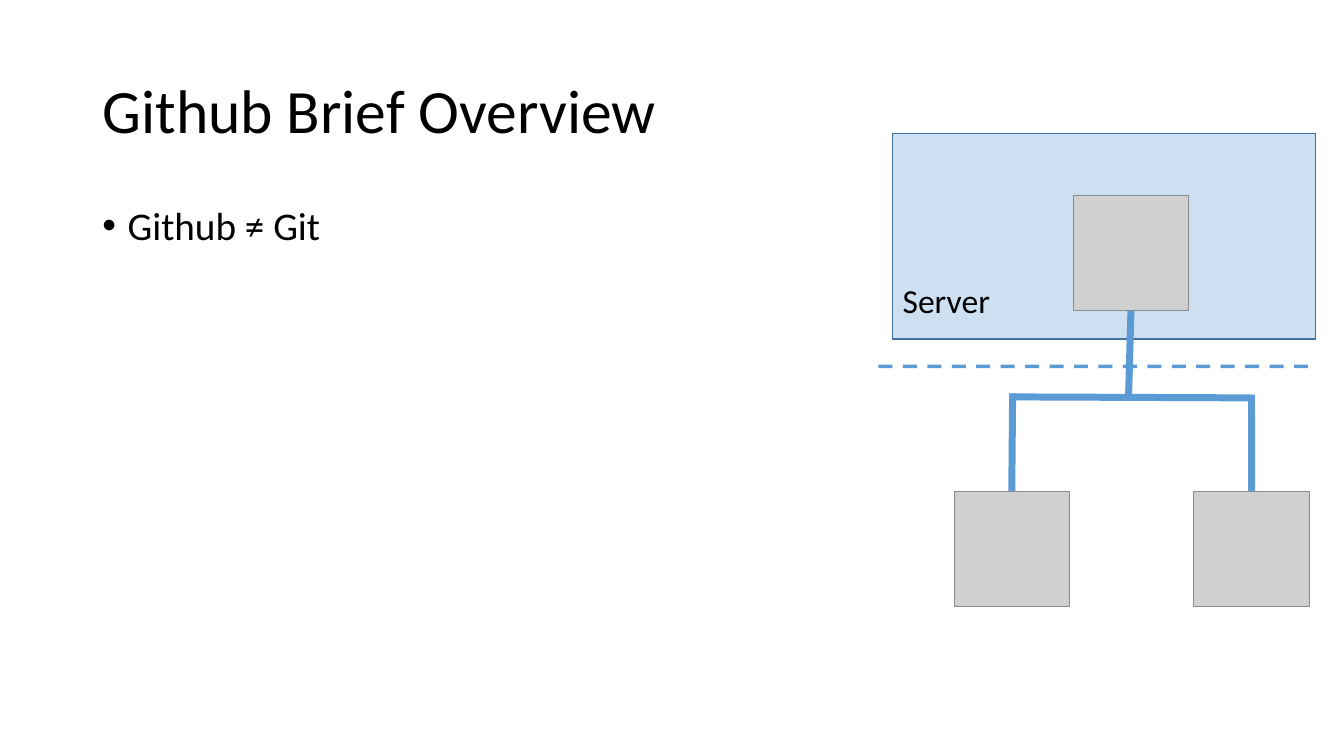
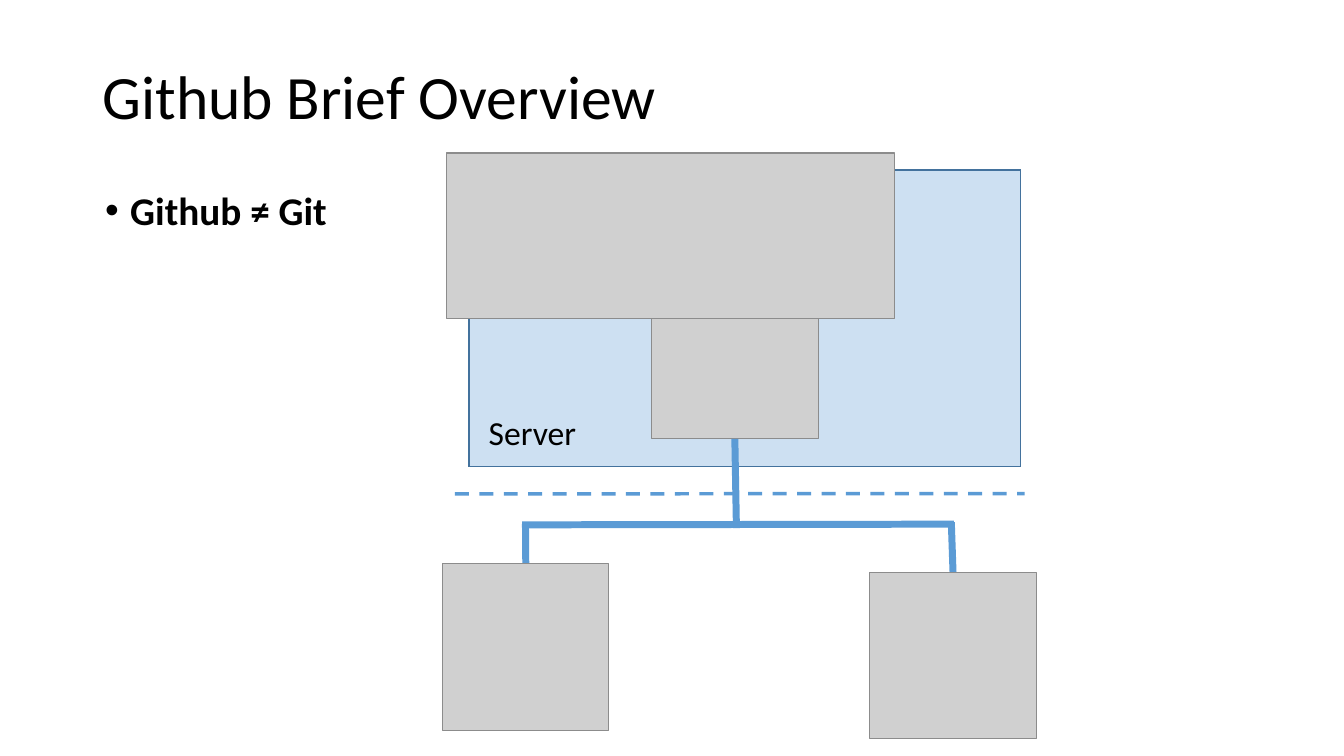
Before and after one commit to jbm950/personal_projects, a slide deck: slide 19 of git_presentation/git_presentation.pptx. Drawn at 1344x756 pixels with LibreOffice and Linux fonts; fonts in the diff are those of the drawing; grey boxes stand for pictures; background and template pictures are left out. Boxes give left, top, right and bottom in pixels: in the first picture for what was removed or moved away, otherwise in the second. Text is boxed around its words. In the diff, an @@ line names an element or a change of style, - is before the commit and + after.

Commit message:
Finished the git presentation slides

```diff
--- a/git_presentation/git_presentation.pptx
+++ b/git_presentation/git_presentation.pptx
@@ title "Github Brief Overview" moved from (x1=102, y1=90, x2=656, y2=134) to (x1=102, y1=76, x2=656, y2=120) @@
@@ picture added at (x1=447, y1=153, x2=894, y2=320) @@
@@ rectangle resized from (x1=893, y1=133, x2=1317, y2=339) to (x1=469, y1=170, x2=1020, y2=467) @@
@@ text "Github ≠ Git" moved from (x1=128, y1=212, x2=320, y2=241) to (x1=130, y1=197, x2=327, y2=226) @@
@@ text "Github ≠ Git" at (x1=130, y1=197, x2=327, y2=226): bold on @@
@@ picture resized from (x1=1074, y1=196, x2=1189, y2=311) to (x1=651, y1=272, x2=818, y2=439) @@
@@ text "Server" moved from (x1=903, y1=291, x2=990, y2=314) to (x1=489, y1=423, x2=576, y2=446) @@
@@ line moved from (1131, 311) - (1129, 397) to (735, 439) - (737, 528) @@
@@ line moved from (879, 367) - (1316, 366) to (455, 494) - (1025, 494) @@
@@ line moved from (1012, 397) - (1250, 398) to (522, 525) - (954, 524) @@
@@ line moved from (1013, 393) - (1012, 493) to (525, 524) - (526, 565) @@
@@ line moved from (1252, 493) - (1252, 394) to (952, 522) - (953, 573) @@
@@ picture resized from (x1=955, y1=492, x2=1070, y2=607) to (x1=443, y1=565, x2=609, y2=731) @@
@@ picture resized from (x1=1194, y1=492, x2=1309, y2=607) to (x1=870, y1=573, x2=1036, y2=739) @@
```
Also in this commit, not shown: 3 other slides changed, 1 slide added, 1 slide removed.
